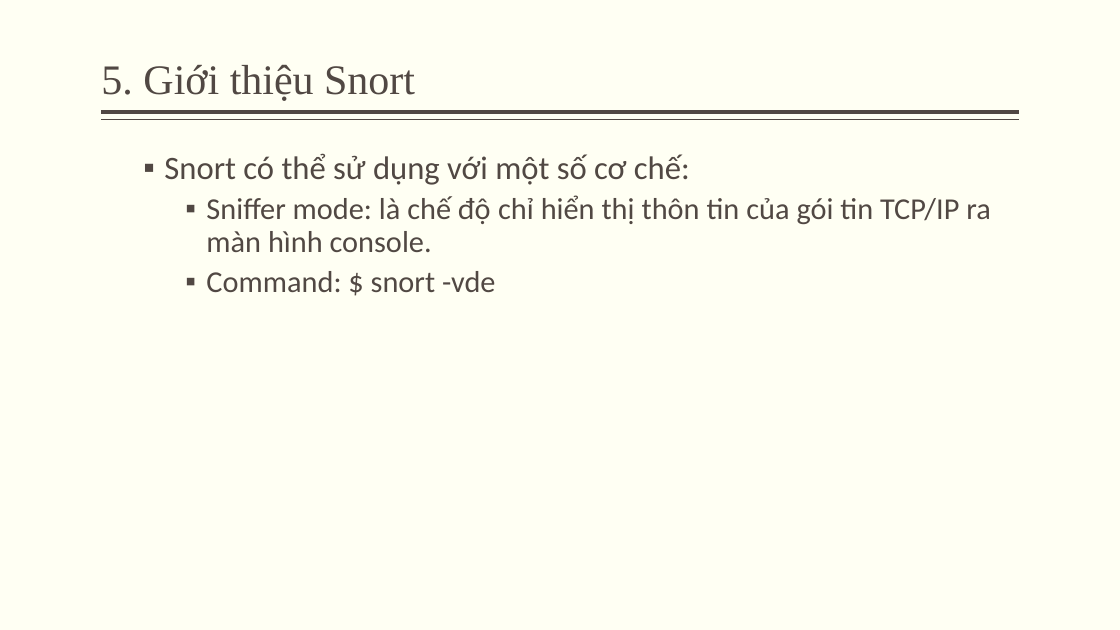
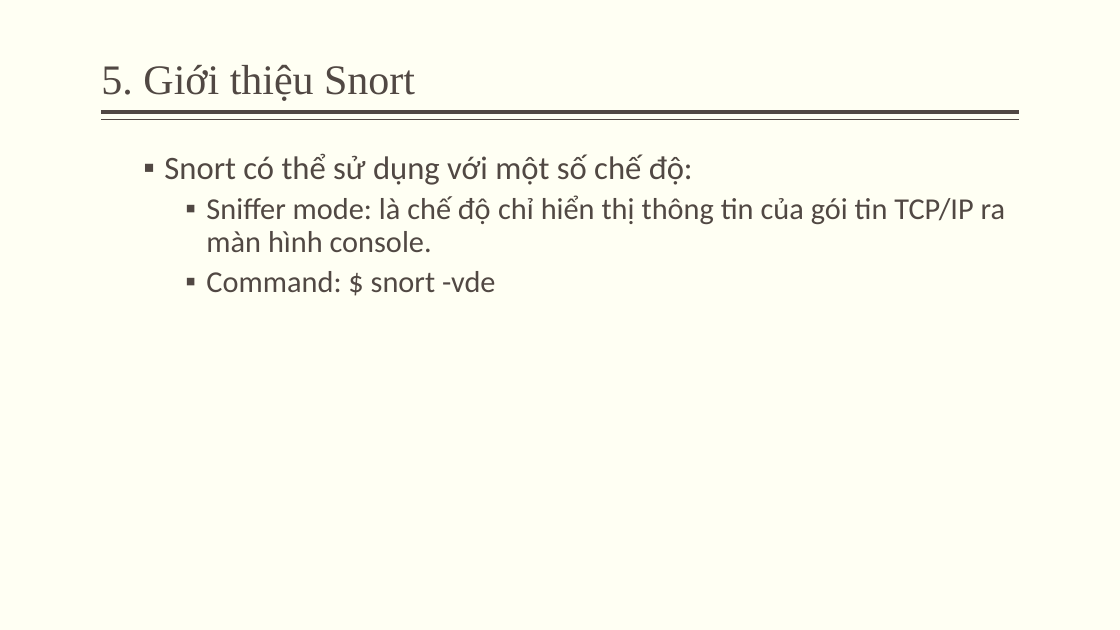
Before and after one commit to minhquan1418/do_an_ATMNC, a slide deck: slide 11 of silde.pptx. Drawn at 1120x630 pixels with LibreOffice and Linux fonts; fonts in the diff are those of the drawing. Boxes give left, top, right and bottom in pixels: in the first picture for what was removed or moved away, otherwise in the second. Text is boxed around its words. In the diff, an @@ line names an element or a change of style, - is before the commit and + after.

```diff
--- a/silde.pptx
+++ b/silde.pptx
@@ text at [164,153,1006,252]: text changed @@
-  ▪ Snort có thể sử dụng với một số cơ chế:
-    ▪ Sniffer mode: là chế độ chỉ hiển thị thôn tin của gói tin TCP/IP ra màn hình console.
+  ▪ Snort có thể sử dụng với một số chế độ:
+    ▪ Sniffer mode: là chế độ chỉ hiển thị thông tin của gói tin TCP/IP ra màn hình console.
```
Also in this commit, not shown: 4 other slides changed.
